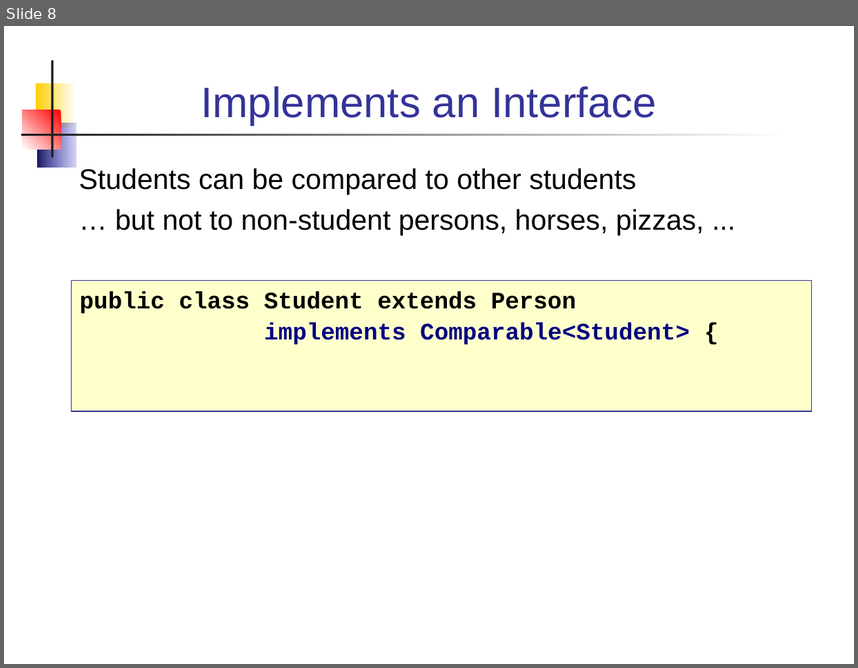
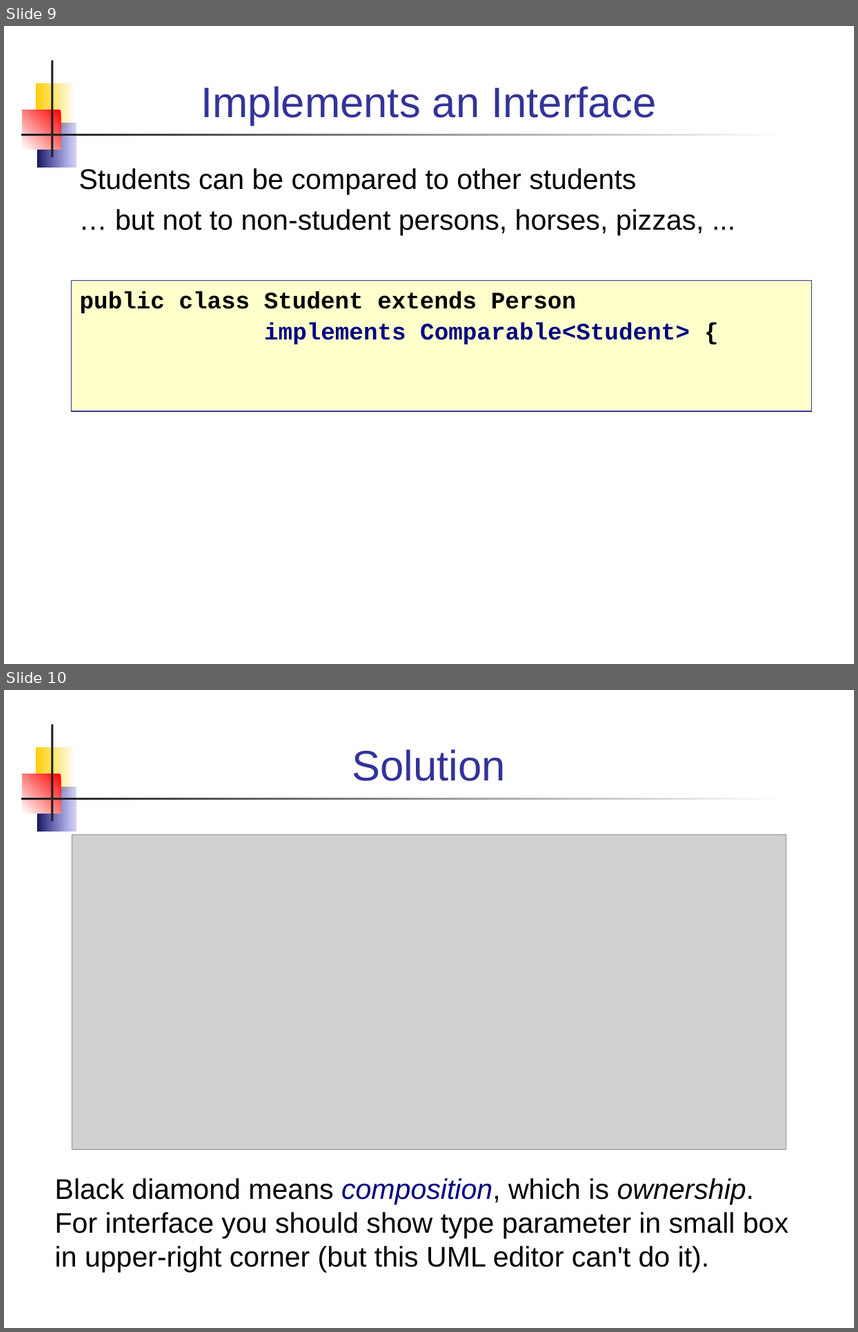
Before and after one commit to skeoop/skeoop.github.io, a slide deck: week2/4-UML Class Diagram.ppt. Shown one above the other, each under a label of ours: slide 8 before the commit, slides 9 and 10 after it. The pictures are 858x668 and 858x1332 pixels, drawn with LibreOffice and Linux fonts; fonts in the diff are those of the drawing; grey boxes stand for pictures. Boxes give left, top, right and bottom in pixels: in the first picture for what was removed or moved away, otherwise in the second. Text is boxed around its words. In the diff, an @@ line names an element or a change of style, - is before the commit and + after.

```diff
--- a/week2/4-UML Class Diagram.ppt
+++ b/week2/4-UML Class Diagram.ppt
@@ slide 10 added at (4, 690, 854, 1328), background #FFFFFF; not listed: 5 template elements that a slide beside it also shows @@
@@ title added at (352, 749, 505, 781), 36 pt, text #333399 @@
+Solution
@@ picture added at (72, 834, 786, 1149) @@
@@ text added at (55, 1178, 789, 1272), 24 pt, text #000000 @@
+Black diamond means composition, which is ownership. For interface you should show type parameter in small box in upper-right corner (but this UML editor can't do it).
@@ what was slide 8 is now slide 9 @@
```
Also in this commit, not shown: 2 slides changed, 2 other slides added, 14 other files.
